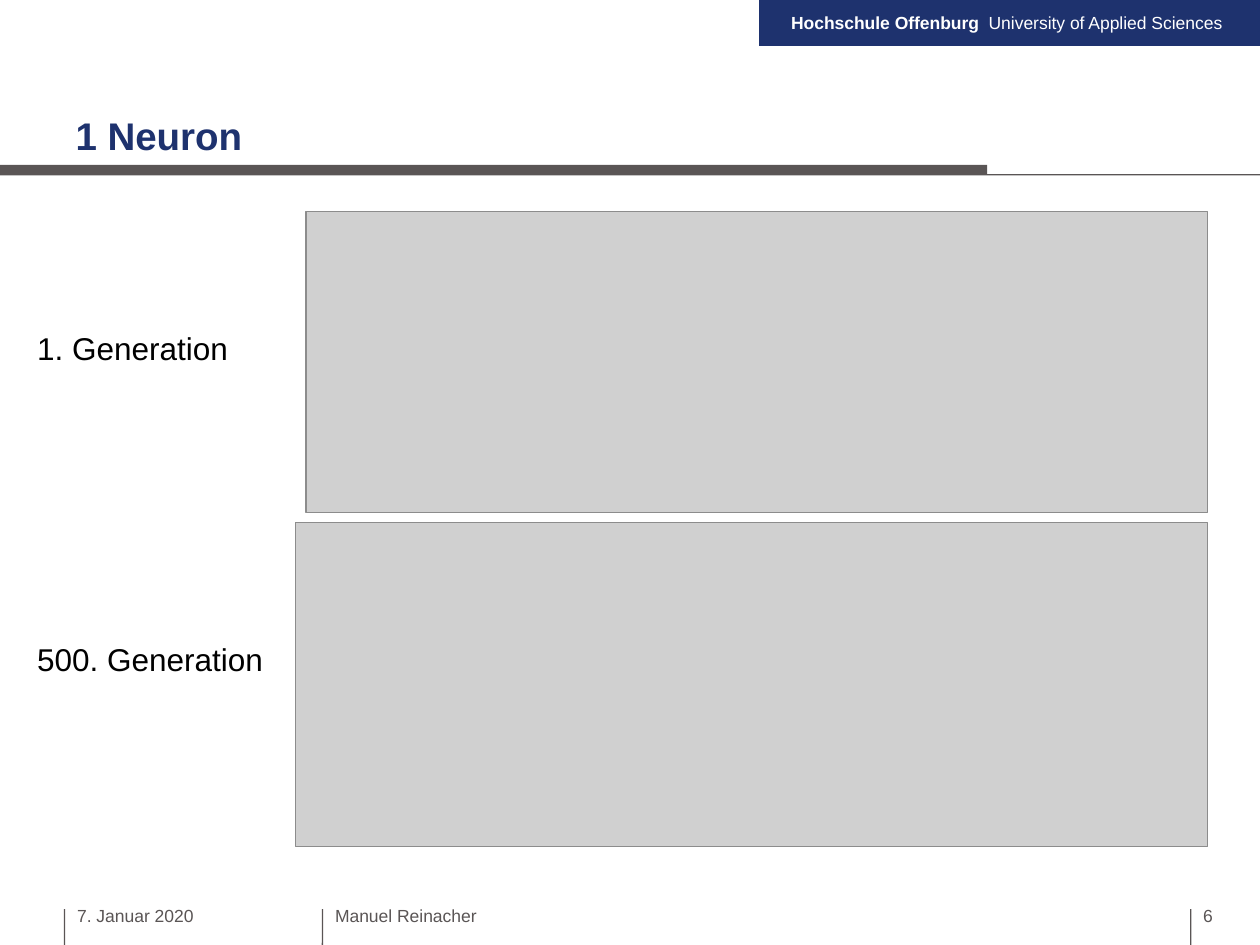
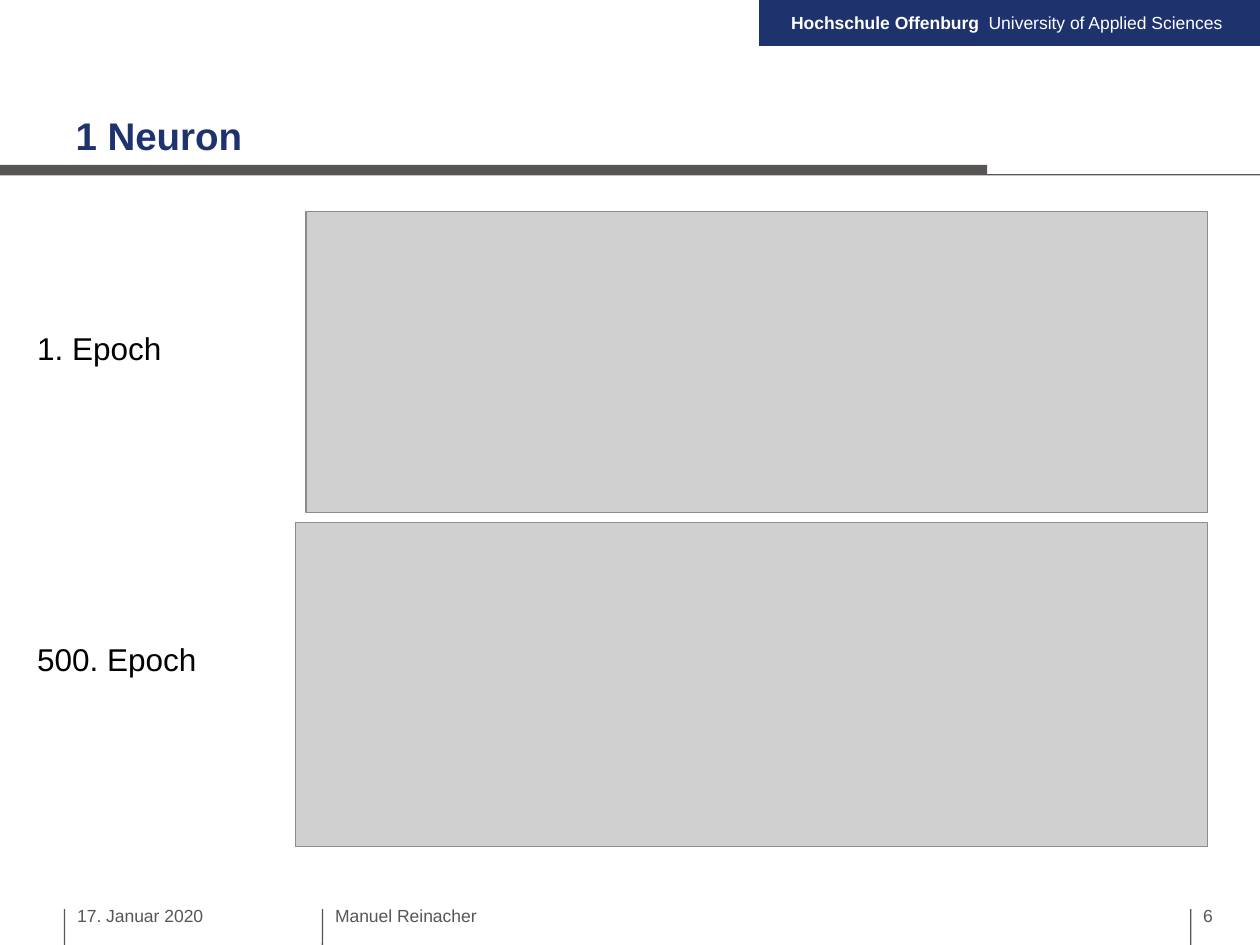
Before and after one commit to lordmampf/Autoencoder, a slide deck: slide 6 of Autoencoder.pptx. Drawn at 1260x945 pixels with LibreOffice and Linux fonts; fonts in the diff are those of the drawing; grey boxes stand for pictures. Boxes give left, top, right and bottom in pixels: in the first picture for what was removed or moved away, otherwise in the second. Text is boxed around its words. In the diff, an @@ line names an element or a change of style, - is before the commit and + after.

Commit message:
fix Generation -> Epoch

```diff
--- a/Autoencoder.pptx
+++ b/Autoencoder.pptx
@@ text at (37,337,161,366): text changed @@
-1. Generation
+1. Epoch
@@ text at (37,648,196,677): text changed @@
-500. Generation
+500. Epoch
@@ text at (77,910,203,922): text changed @@
-7. Januar 2020
+17. Januar 2020
```
Also in this commit, not shown: 17 other slides changed.
